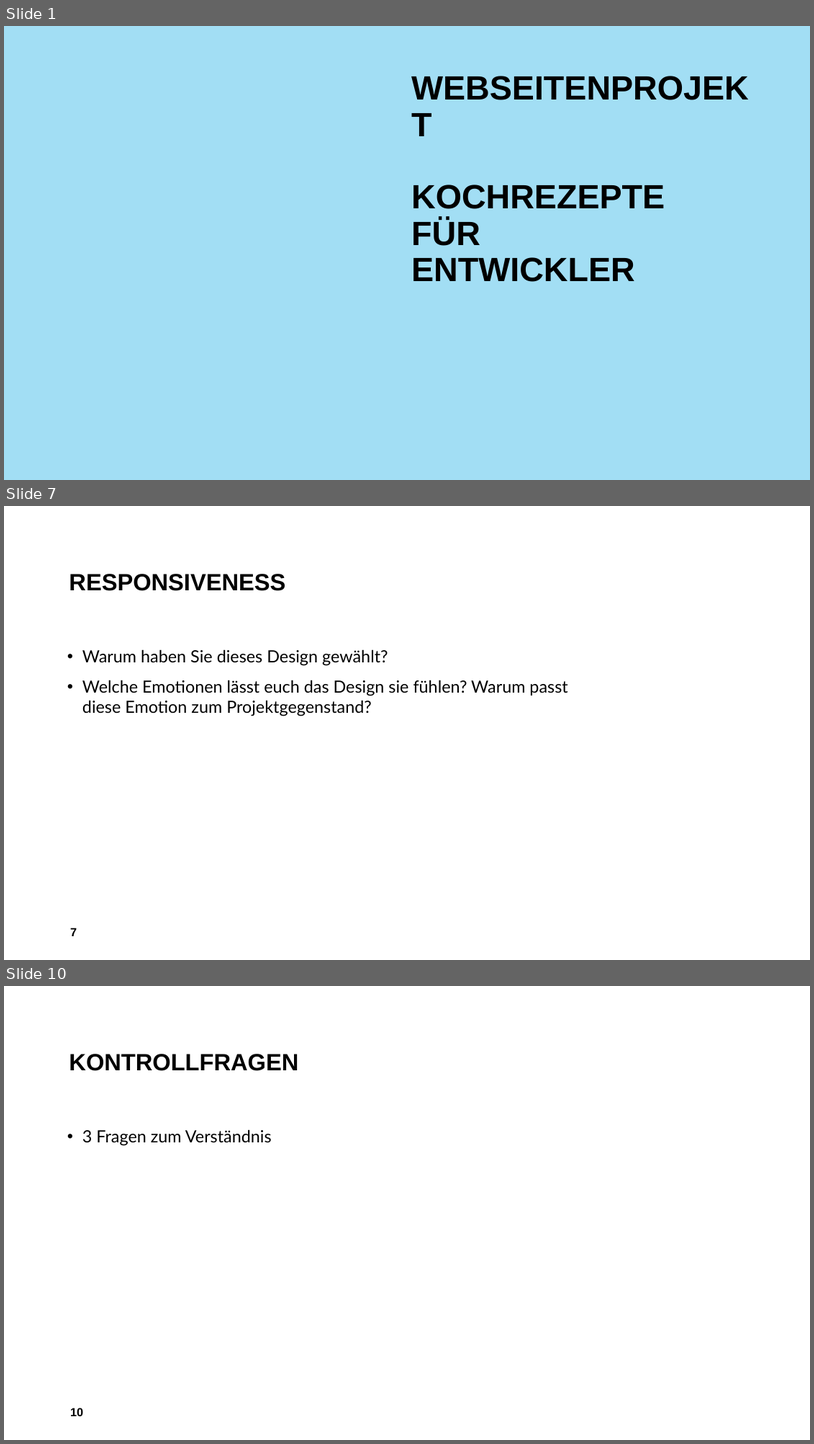
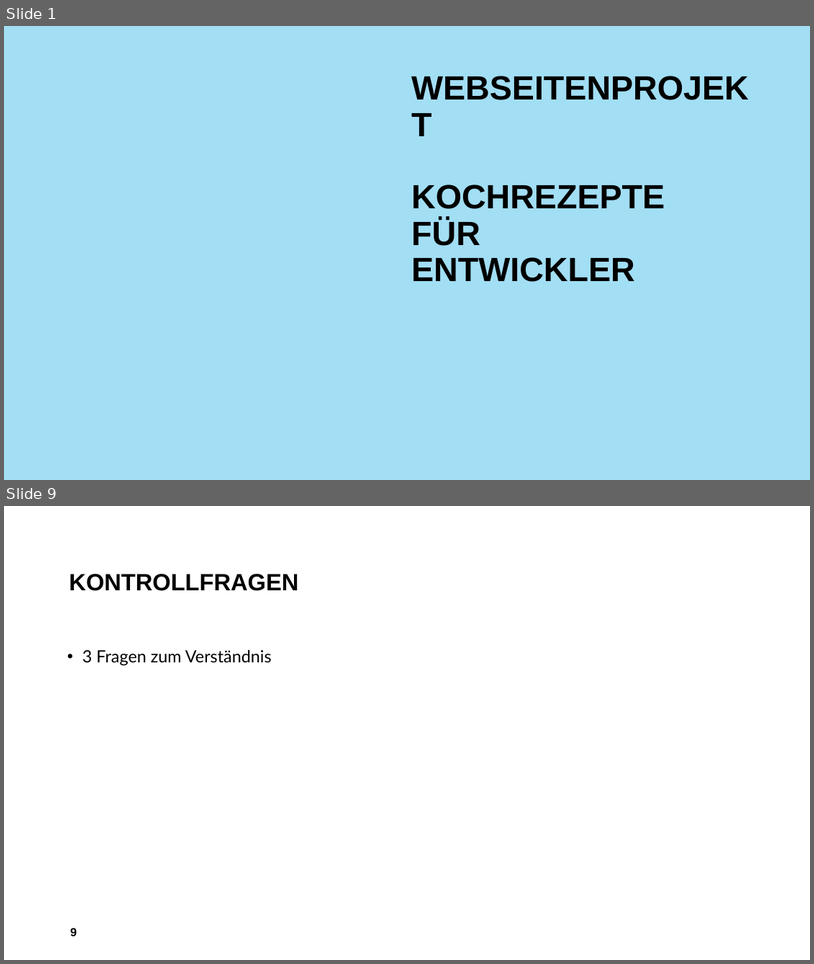
Before and after one commit to patricjenni/kochrezepte, a slide deck: docs/Präsentation_Kochrezepte.pptx. Shown one above the other, each under a label of ours: slides 1, 7 and 10 before the commit, slides 1 and 9 after it; the slides between them are not shown. The pictures are 814x1444 and 814x964 pixels, drawn with LibreOffice and Linux fonts; fonts in the diff are those of the drawing; background and template pictures are left out. Boxes give left, top, right and bottom in pixels: in the first picture for what was removed or moved away, otherwise in the second. Text is boxed around its words. In the diff, an @@ line names an element or a change of style, - is before the commit and + after.

```diff
--- a/docs/Präsentation_Kochrezepte.pptx
+++ b/docs/Präsentation_Kochrezepte.pptx
@@ slide 7 removed at box(4, 506, 810, 960), background #FFFFFF @@
@@ title removed at box(69, 574, 286, 591) @@
-RESPONSIVENESS
@@ text removed at box(82, 649, 568, 716) @@
-• Warum haben Sie dieses Design gewählt?
-• Welche Emotionen lässt euch das Design sie fühlen? Warum passt diese Emotion zum Projektgegenstand?
@@ page number removed at box(70, 927, 77, 936) @@
-7
@@ what was slide 10 is now slide 9 @@
@@ page number at box(70, 927, 77, 936): text changed @@
-10
+9
```
Also in this commit, not shown: 7 slides changed.
